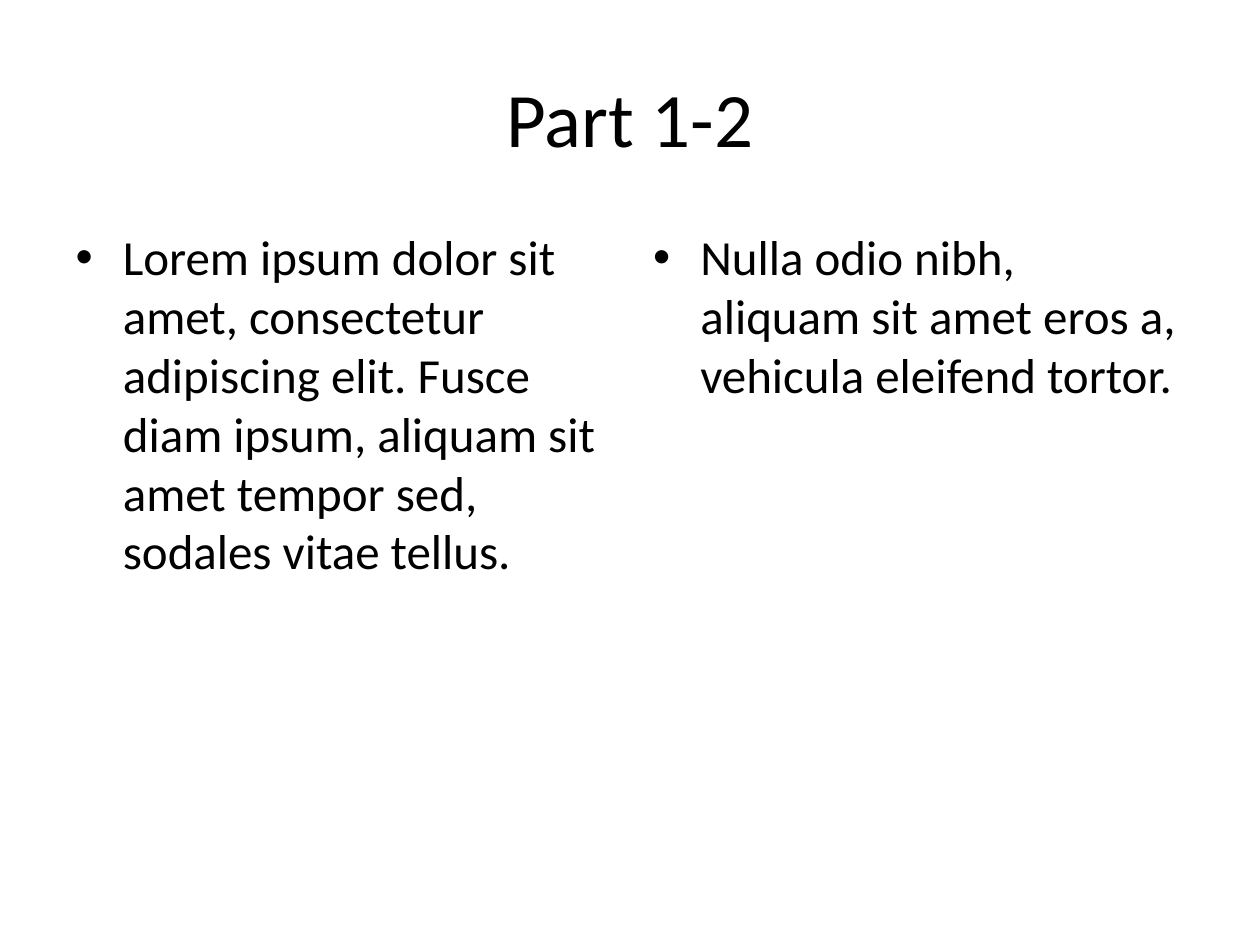
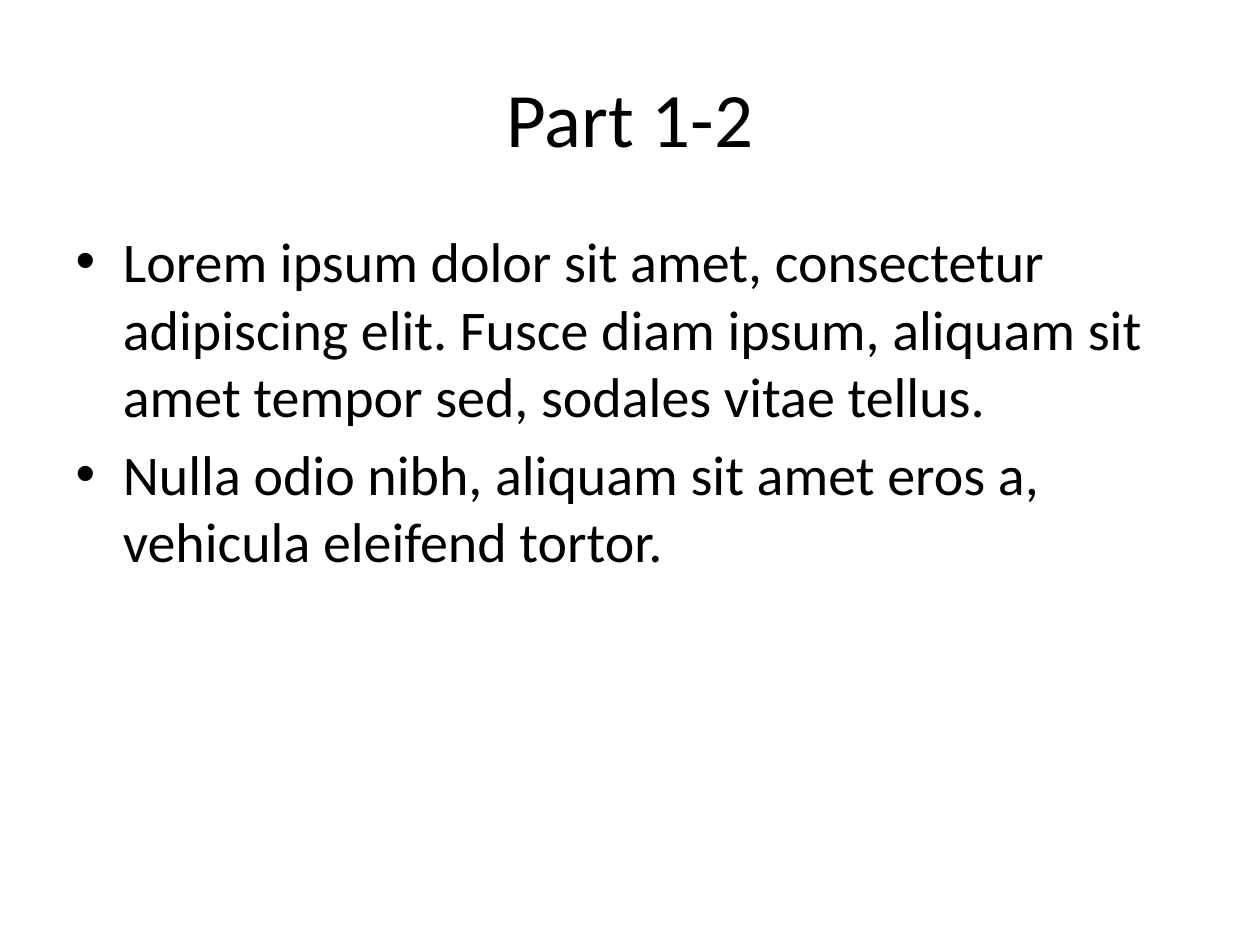
Before and after one commit to GremyTrullier/PFE-Text2Slide, a slide deck: slide 7 of python-pptx/testjson2.pptx (slide 4 before the commit). Drawn at 1260x945 pixels with LibreOffice and Linux fonts; fonts in the diff are those of the drawing. Boxes give left, top, right and bottom in pixels: in the first picture for what was removed or moved away, otherwise in the second. Text is boxed around its words. In the diff, an @@ line names an element or a change of style, - is before the commit and + after.

```diff
--- a/python-pptx/testjson2.pptx
+++ b/python-pptx/testjson2.pptx
@@ text at (123,243,1141,426): size 28 to 32 pt in "Lorem ipsum dolor sit amet, consectetur adipiscing ..." @@
@@ text removed at (700,241,1176,394) @@
-• Nulla odio nibh, aliquam sit amet eros a, vehicula eleifend tortor.
@@ text at (123,456,1039,563): paragraph added @@
+• Nulla odio nibh, aliquam sit amet eros a, vehicula eleifend tortor.
```
Also in this commit, not shown: 2 other slides changed, 4 slides added, 13 other files.
